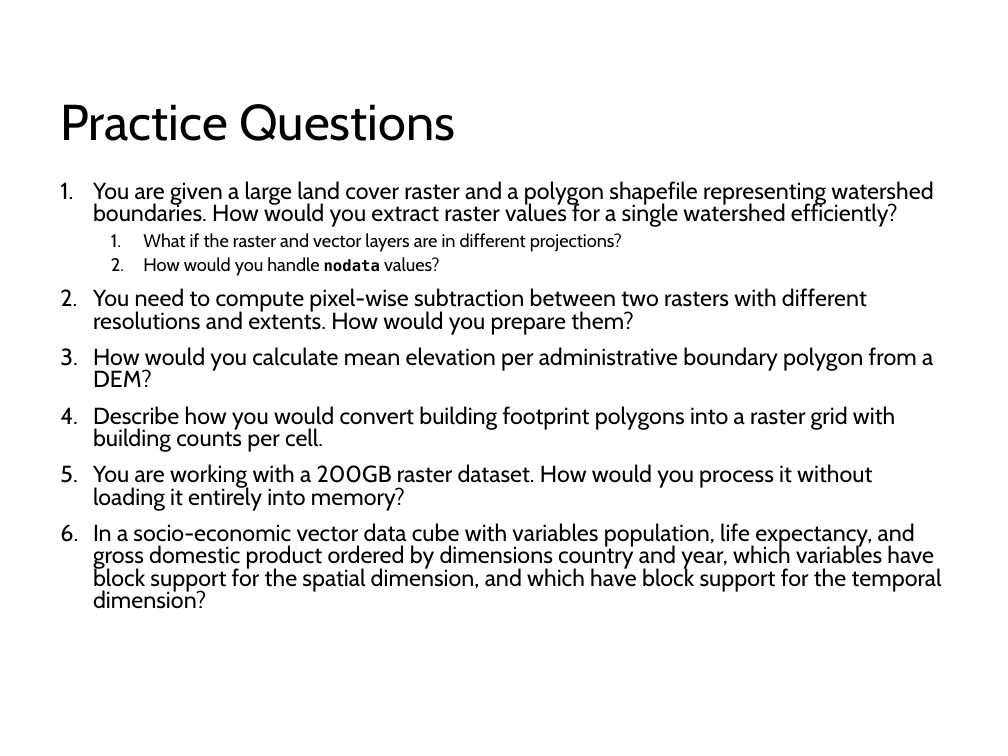
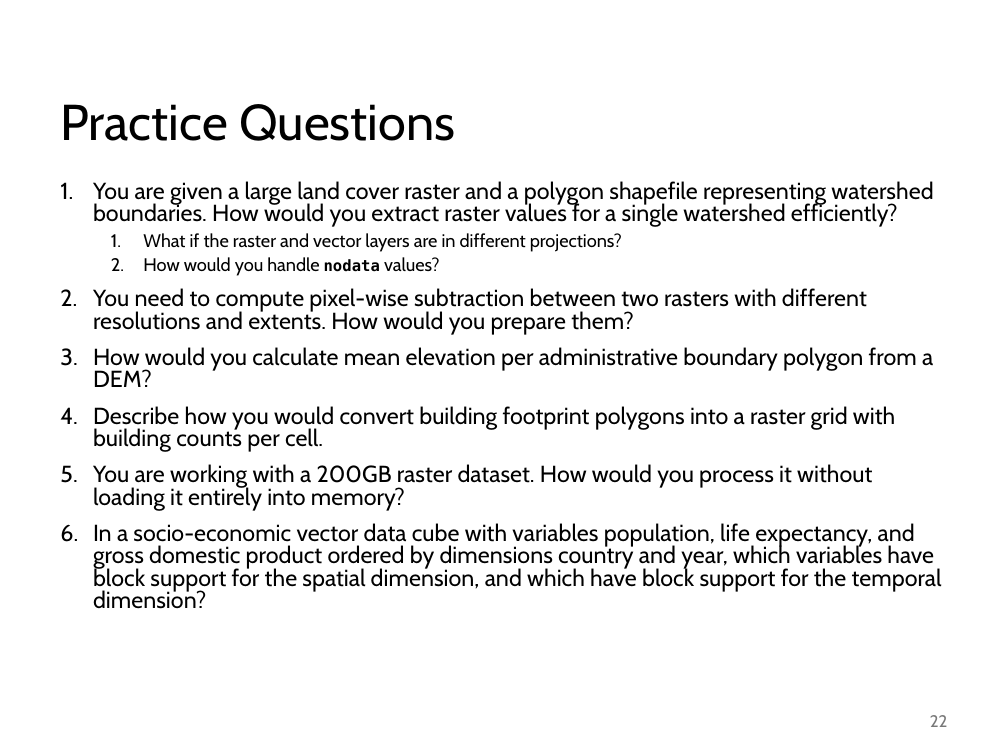
Before and after one commit to abuabara/abuabara.github.io, a slide deck: slide 22 of DAEN489S26/week6_slides.pptx. Drawn at 1008x756 pixels with LibreOffice and Linux fonts; fonts in the diff are those of the drawing. Boxes give left, top, right and bottom in pixels: in the first picture for what was removed or moved away, otherwise in the second. Text is boxed around its words. In the diff, an @@ line names an element or a change of style, - is before the commit and + after.

```diff
--- a/DAEN489S26/week6_slides.pptx
+++ b/DAEN489S26/week6_slides.pptx
@@ page number added at <box>930,715,948,727</box>, 12 pt, text #797979 @@
+22
```
Also in this commit, not shown: 20 other slides changed, 7 other files.
